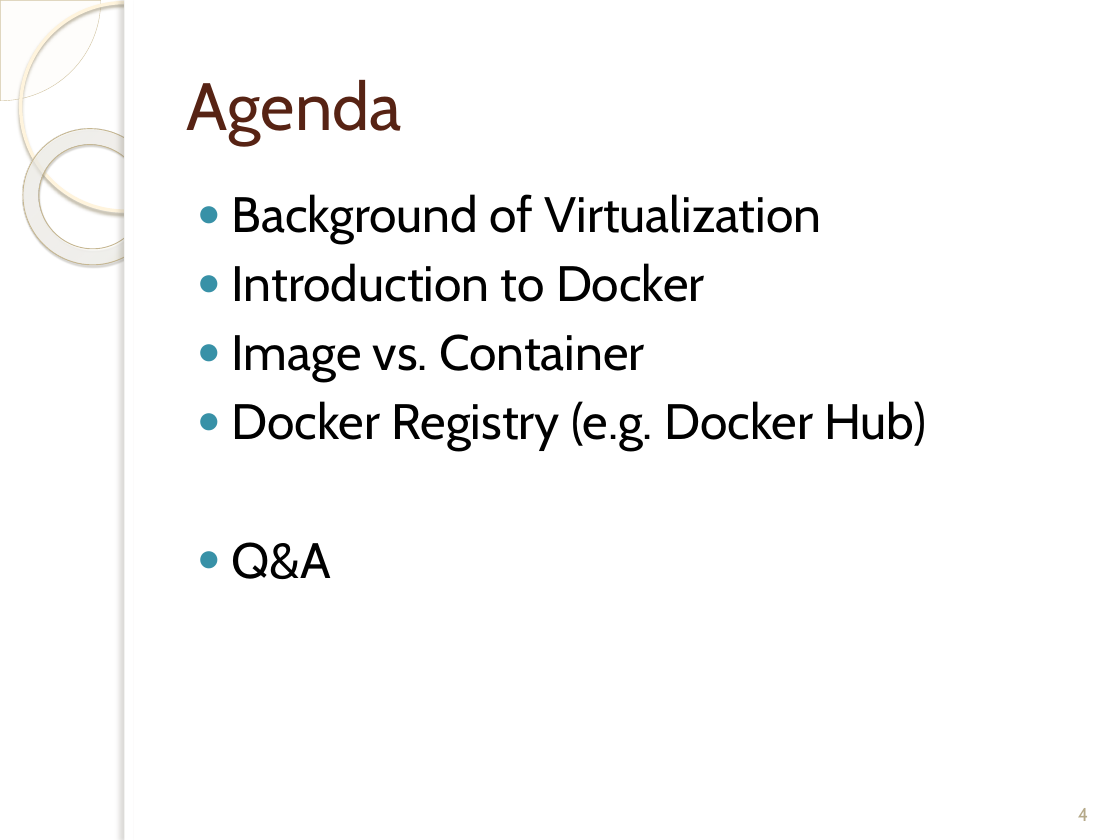
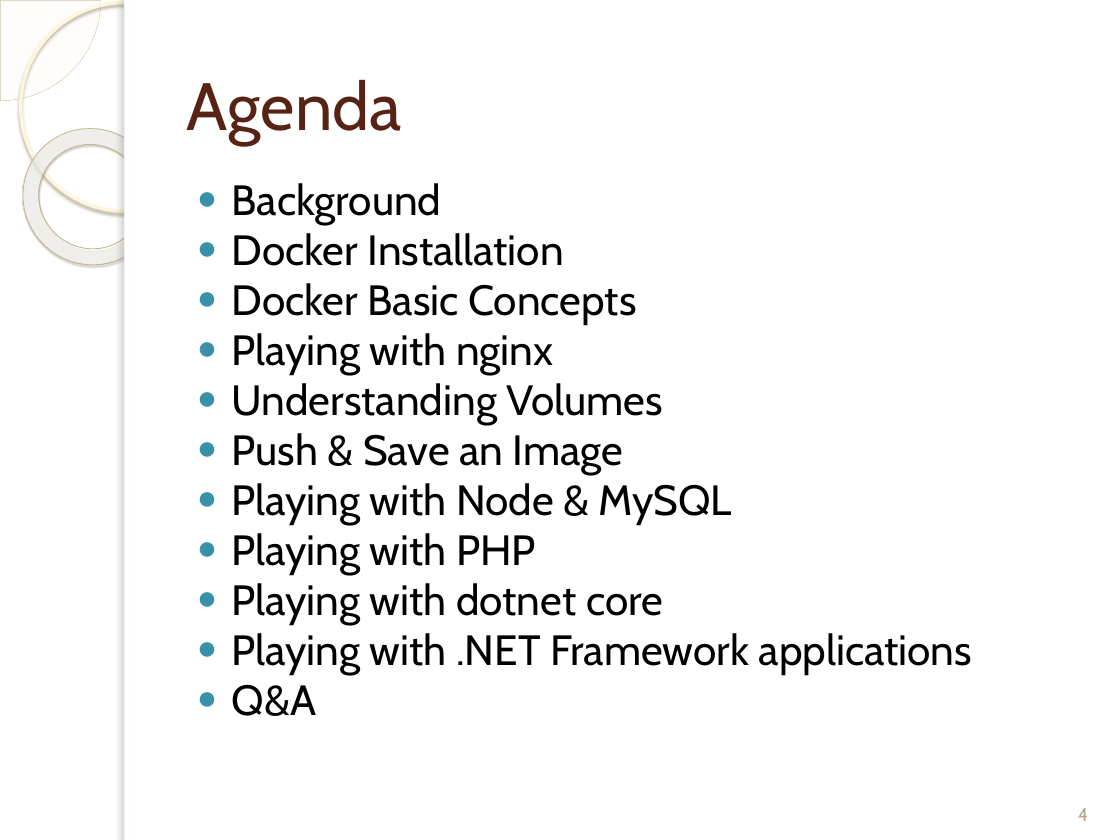
Before and after one commit to bilalshahzad139/first-step-towards-professional-career, a slide deck: slide 4 of Docker/Intro_to_Docker_Bilal_Shahzad.pptx. Drawn at 1120x840 pixels with LibreOffice and Linux fonts; fonts in the diff are those of the drawing; background and template pictures are left out. Boxes give left, top, right and bottom in pixels: in the first picture for what was removed or moved away, otherwise in the second. Text is boxed around its words. In the diff, an @@ line names an element or a change of style, - is before the commit and + after.

```diff
--- a/Docker/Intro_to_Docker_Bilal_Shahzad.pptx
+++ b/Docker/Intro_to_Docker_Bilal_Shahzad.pptx
@@ text at box(232, 183, 972, 675): text changed; size 32 to 27.2 pt @@
-● Background of Virtualization
-● Introduction to Docker
-● Image vs. Container
-● Docker Registry (e.g. Docker Hub)
+● Background
+● Docker Installation
+● Docker Basic Concepts
+● Playing with nginx
+● Understanding Volumes
+● Push & Save an Image
+● Playing with Node & MySQL
+● Playing with PHP
+● Playing with dotnet core
+● Playing with .NET Framework applications
@@ text at box(232, 684, 316, 716): size 32 to 27.2 pt in "Q&A"; line spacing 1 to 0.8 @@
```
Also in this commit, not shown: 6 other slides changed, 6 slides added, 1 other file.
